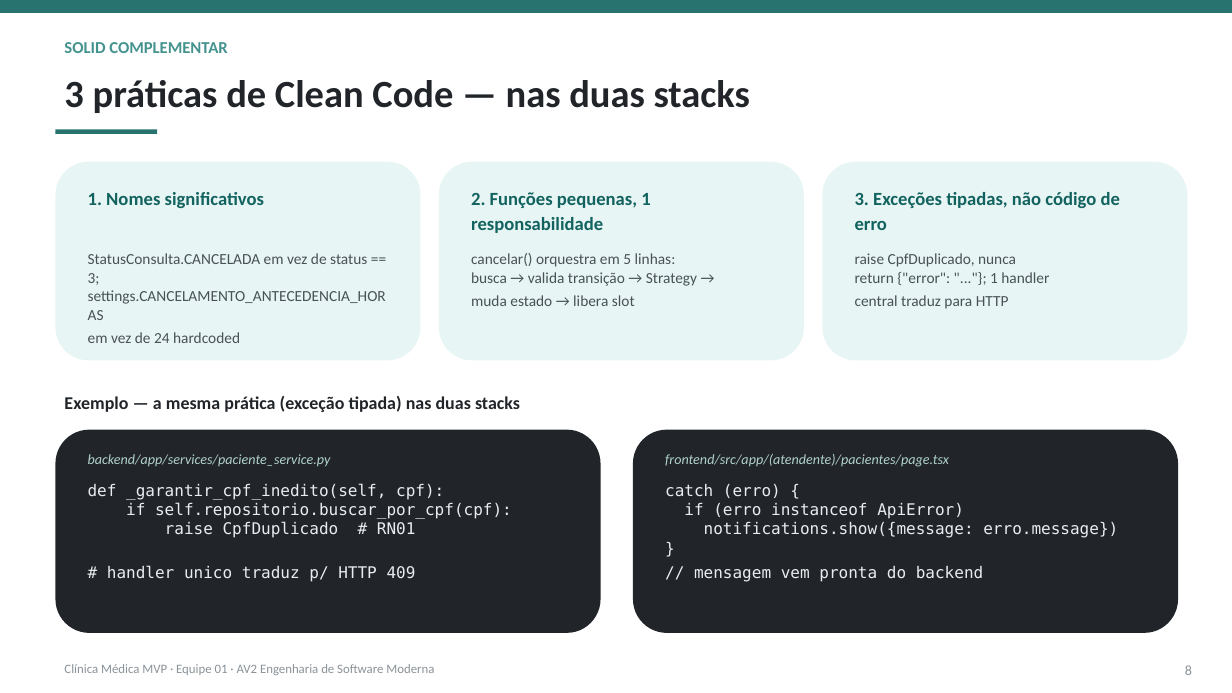
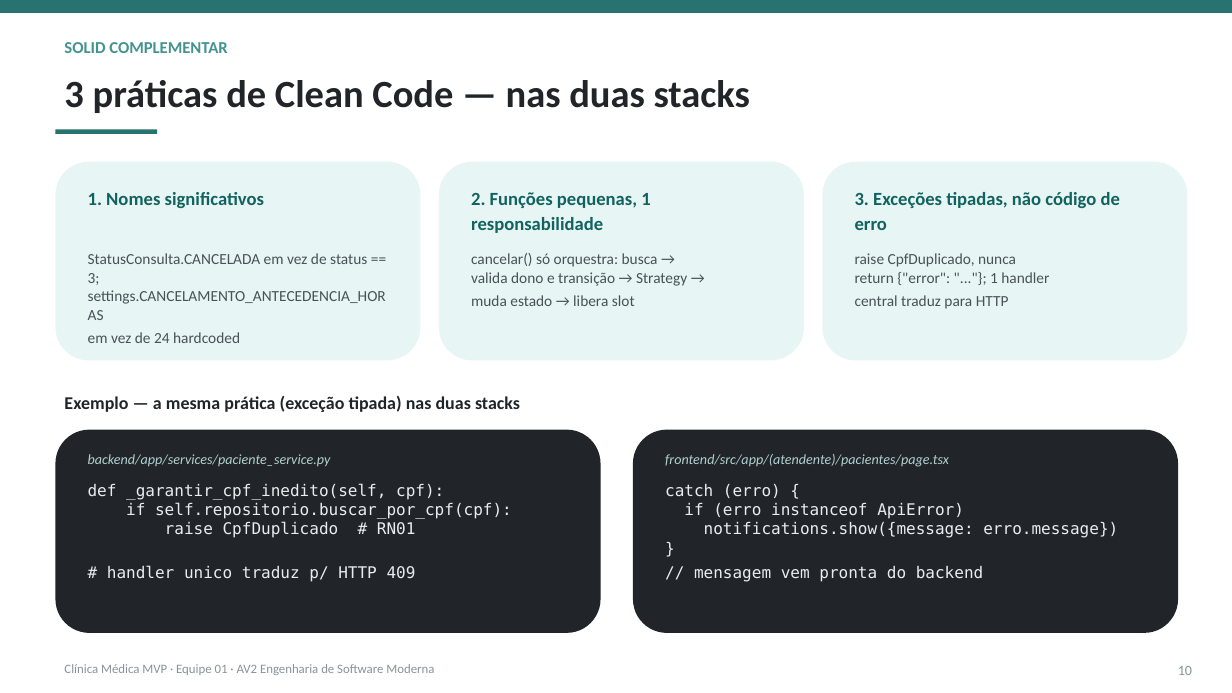
Before and after one commit to jacksoncassemiro/av2-grupo-1-engenharia-software-moderna-oxetech-academy, a slide deck: slide 10 of docs/apresentacao/apresentacao-final-av2-equipe01.pptx (slide 8 before the commit). Drawn at 1232x693 pixels with LibreOffice and Linux fonts; fonts in the diff are those of the drawing. Boxes give left, top, right and bottom in pixels: in the first picture for what was removed or moved away, otherwise in the second. Text is boxed around its words. In the diff, an @@ line names an element or a change of style, - is before the commit and + after.

```diff
--- a/docs/apresentacao/apresentacao-final-av2-equipe01.pptx
+++ b/docs/apresentacao/apresentacao-final-av2-equipe01.pptx
@@ text at [471, 253, 687, 306]: text changed @@
-cancelar() orquestra em 5 linhas:
-busca → valida transição → Strategy →
-muda estado → libera slot
+cancelar() só orquestra: busca →
+valida dono e transição → Strategy →
+muda estado → libera slot
@@ text at [1178, 666, 1192, 675]: text changed @@
-8
+10
```
Also in this commit, not shown: 12 other slides changed, 7 slides added, 2 slides removed, 1 other file.
